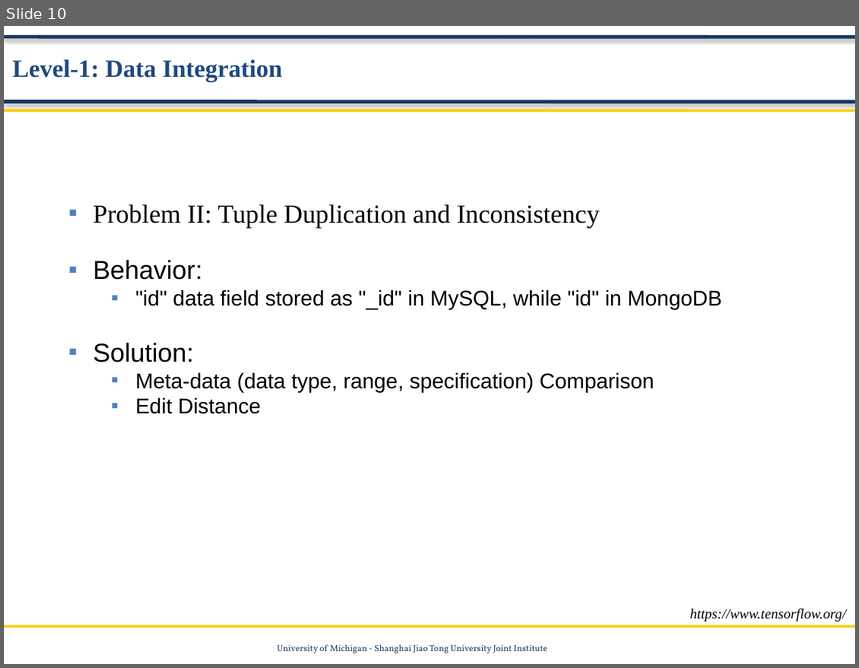
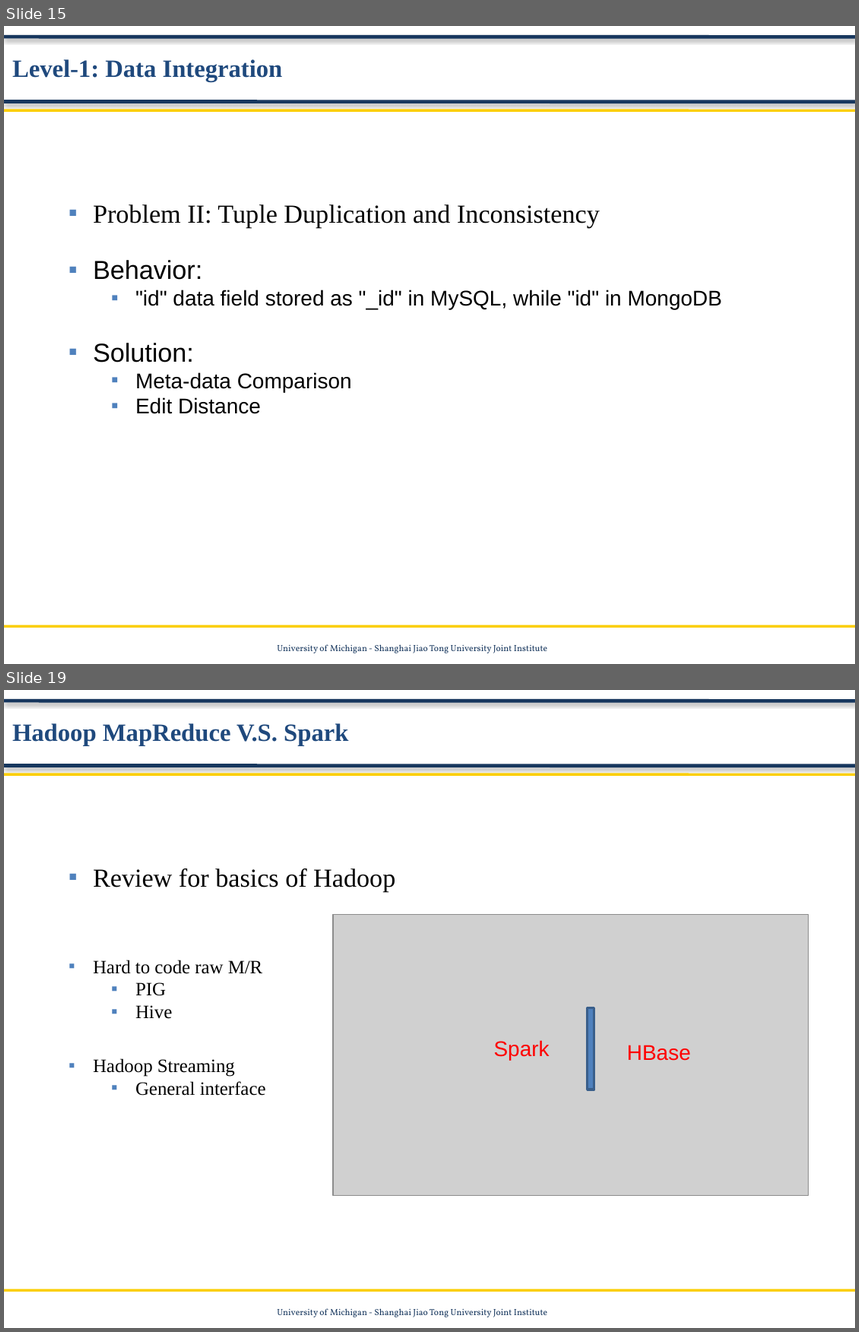
Before and after one commit to Data-Mining-UMJI/Data-Storage-Under-Revise, a slide deck: Preprocessing/Data Preprocessing.pptx. Shown one above the other, each under a label of ours: slide 10 before the commit, slides 15 and 19 after it; the slides between them are not shown. The pictures are 859x668 and 859x1332 pixels, drawn with LibreOffice and Linux fonts; fonts in the diff are those of the drawing; grey boxes stand for pictures; background and template pictures are left out. Boxes give left, top, right and bottom in pixels: in the first picture for what was removed or moved away, otherwise in the second. Text is boxed around its words. In the diff, an @@ line names an element or a change of style, - is before the commit and + after.

```diff
--- a/Preprocessing/Data Preprocessing.pptx
+++ b/Preprocessing/Data Preprocessing.pptx
@@ slide 19 added at (4, 690, 855, 1328), background #FFFFFF; not listed: 5 template elements that a slide beside it also shows @@
@@ text added at (12, 723, 348, 746), 21 pt, text #1F497D, bold @@
+Hadoop MapReduce V.S. Spark
@@ text added at (93, 869, 395, 1096), 16 pt, text #000000 @@
+■ Review for basics of Hadoop
+■ Hard to code raw M/R
+  ■ PIG
+  ■ Hive
+■ Hadoop Streaming
+  ■ General interface
@@ picture added at (333, 915, 808, 1195) @@
@@ rectangle added at (587, 1008, 594, 1090), fill #4F81BD, outline #3A5F8C 2 pt @@
@@ text added at (494, 1040, 550, 1060), 18 pt, text #FF0000 @@
+Spark
@@ text added at (627, 1045, 691, 1061), 18 pt, text #FF0000 @@
+HBase
@@ what was slide 10 is now slide 15 @@
@@ slide 15 changed as well @@
@@ text at (135, 373, 352, 392): text changed @@
-  ■ Meta-data (data type, range, specification) Comparison
+  ■ Meta-data Comparison
@@ text removed at (690, 609, 847, 622) @@
-https://www.tensorflow.org/
```
Also in this commit, not shown: 10 other slides changed, 13 other slides added, 1 slide removed, 2 other files.
